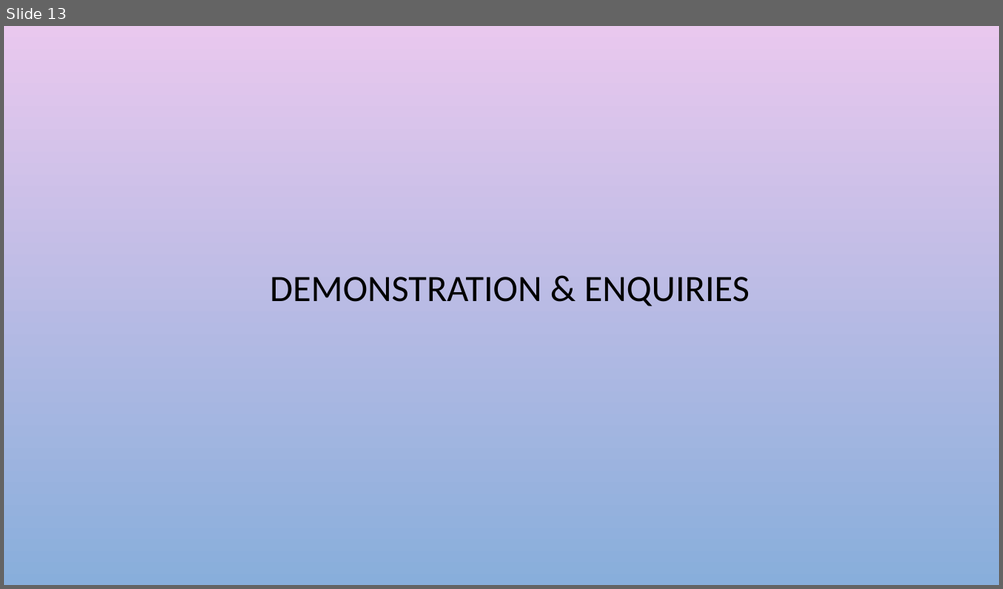
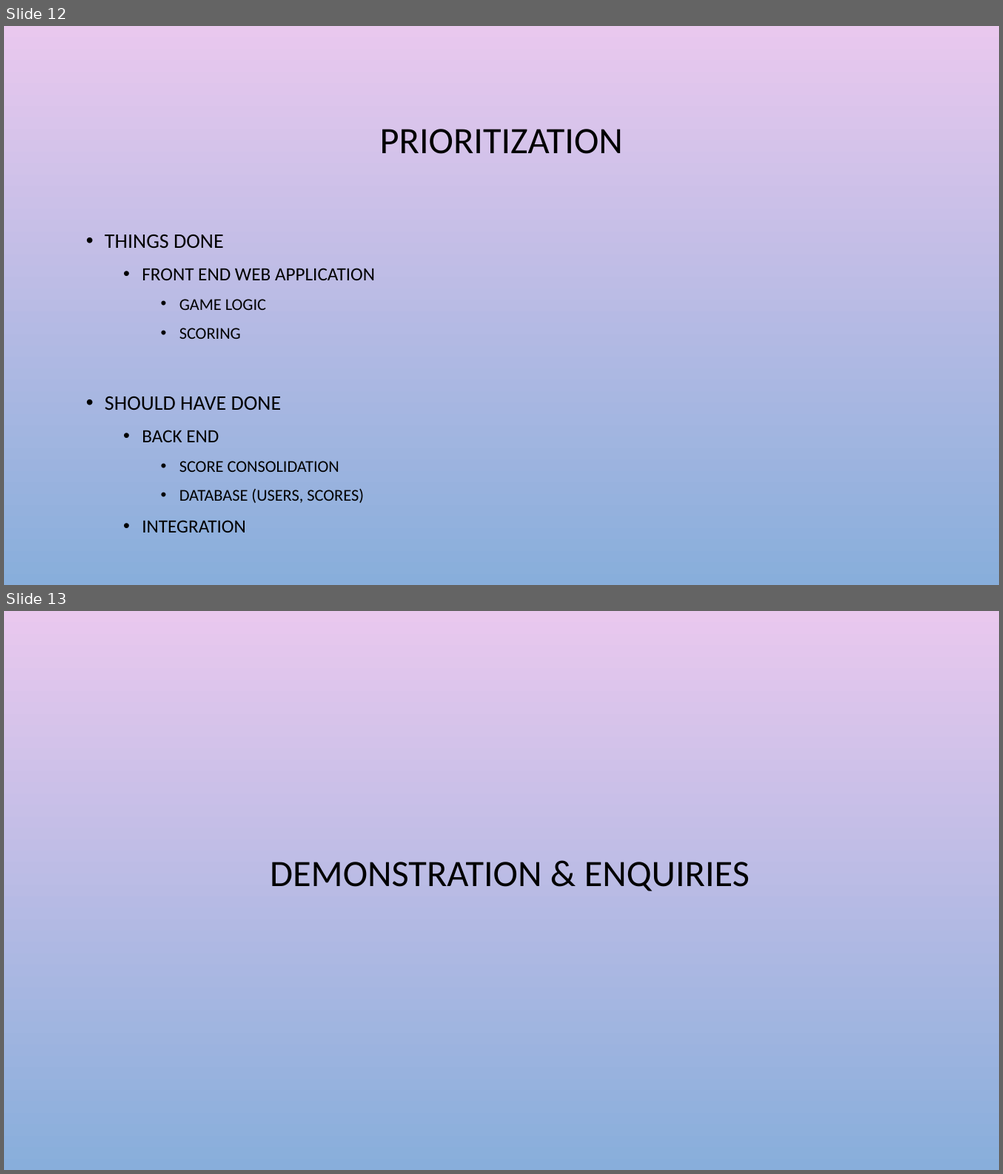
Before and after one commit to abrievanaardt/smalltalk, a slide deck: Documentation/smalltalk.pptx. Shown one above the other, each under a label of ours: slide 13 before the commit, slides 12 and 13 after it. The pictures are 1003x589 and 1003x1174 pixels, drawn with LibreOffice and Linux fonts; fonts in the diff are those of the drawing; background and template pictures are left out. Boxes give left, top, right and bottom in pixels: in the first picture for what was removed or moved away, otherwise in the second. Text is boxed around its words. In the diff, an @@ line names an element or a change of style, - is before the commit and + after.

```diff
--- a/Documentation/smalltalk.pptx
+++ b/Documentation/smalltalk.pptx
@@ slide 12 added at (x1=4, y1=26, x2=999, y2=585), background picture (left out) @@
@@ title added at (x1=380, y1=129, x2=623, y2=154), 36 pt, text #000000 @@
+PRIORITIZATION
@@ text added at (x1=105, y1=235, x2=375, y2=533), 16 pt, text #000000 @@
+• THINGS DONE
+  • FRONT END WEB APPLICATION
+    • GAME LOGIC
+    • SCORING
+• SHOULD HAVE DONE
+  • BACK END
+    • SCORE CONSOLIDATION
+    • DATABASE (USERS, SCORES)
+  • INTEGRATION
```
Also in this commit, not shown: 10 slides changed, 1 other slide added, 2 slides removed.
